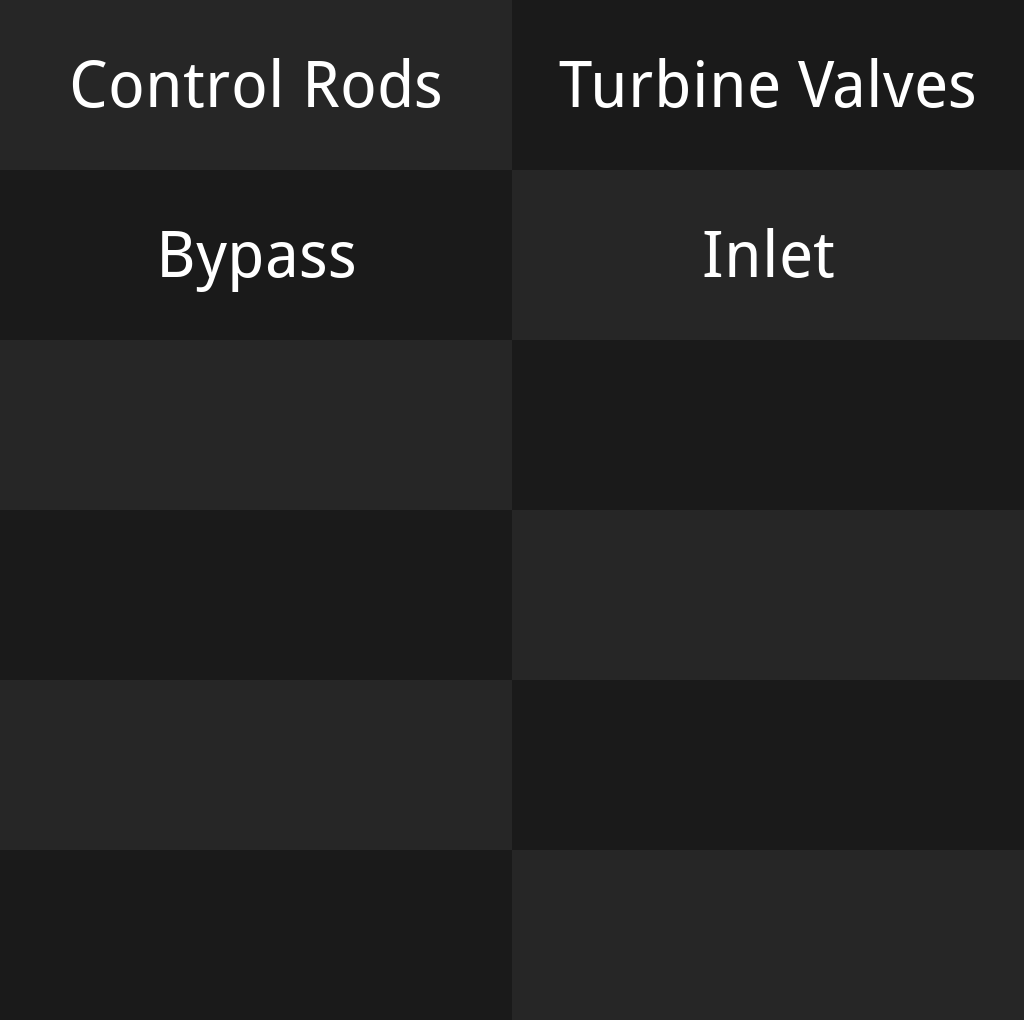
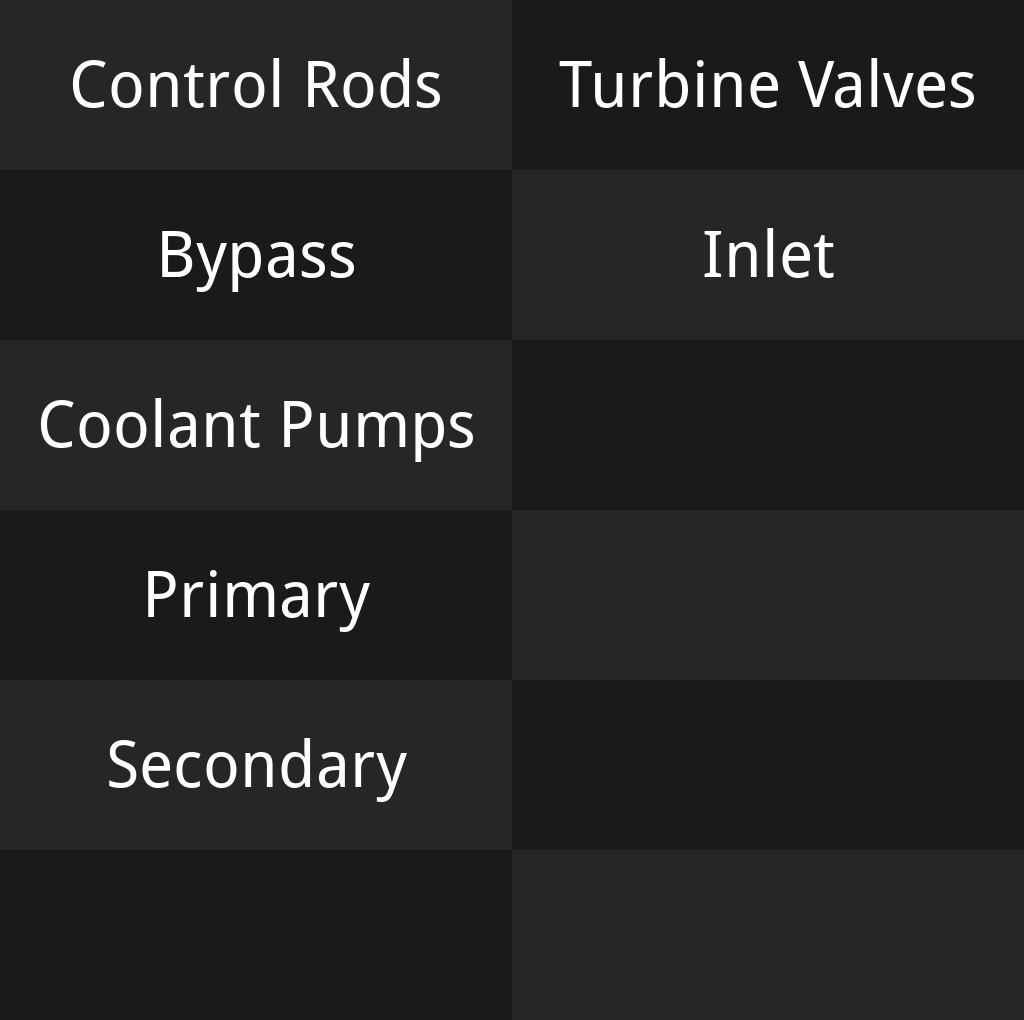
Revision of a layered 1024px x 1020px image; what changed, layer by layer:
added layer "Secondary" above "Primary" over [109, 738, 407, 802]
added layer "Primary" above "Coolant Pumps" over [148, 570, 370, 632]
added layer "Coolant Pumps" above "Bypass" over [40, 398, 473, 462]
